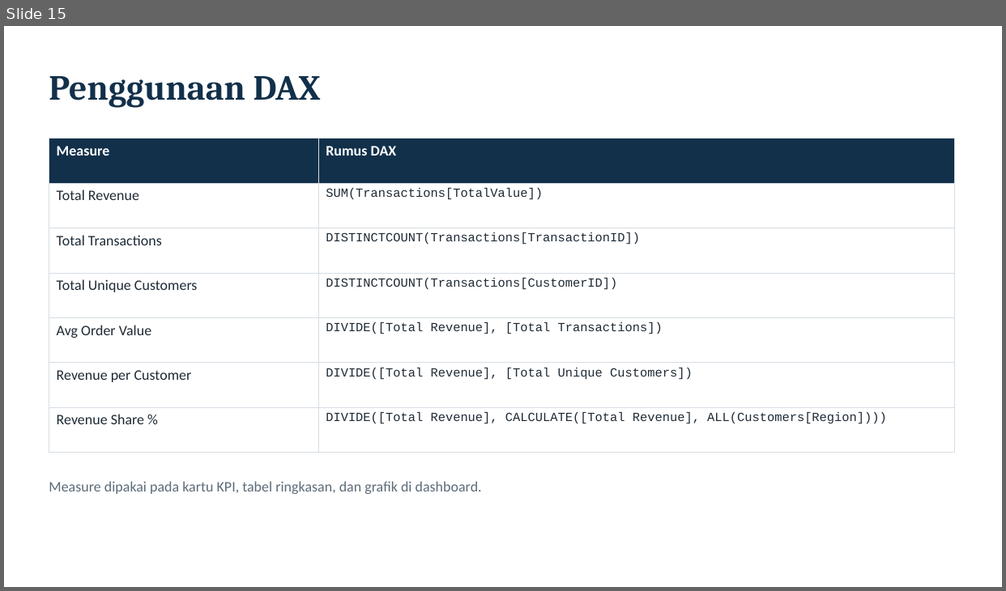
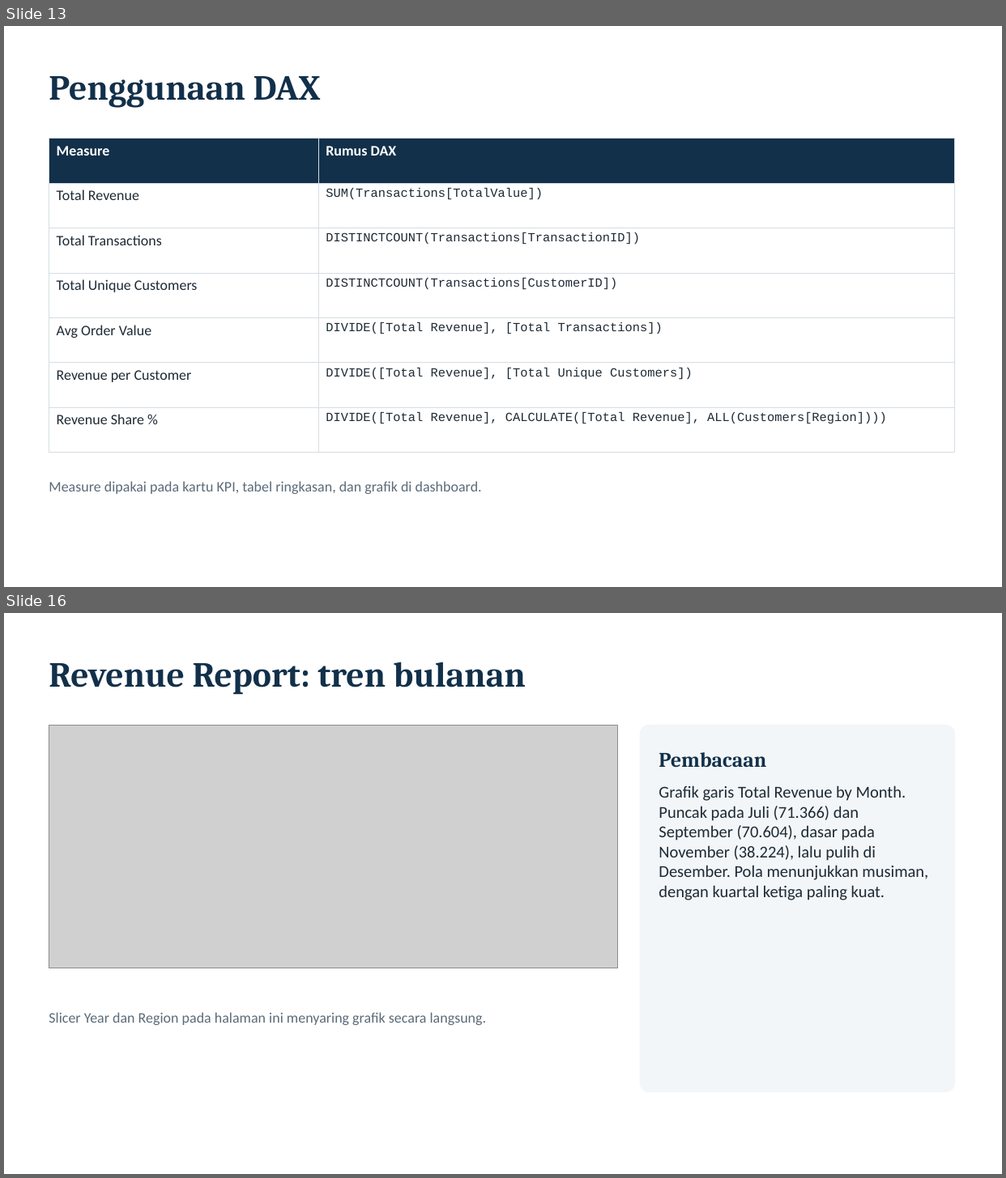
Before and after one commit to farhansech/EXACOUNT, a slide deck: output/EverMart_UTS_BDASC.pptx. Shown one above the other, each under a label of ours: slide 15 before the commit, slides 13 and 16 after it; the slides between them are not shown. The pictures are 1006x591 and 1006x1178 pixels, drawn with LibreOffice and Linux fonts; fonts in the diff are those of the drawing; grey boxes stand for pictures. Boxes give left, top, right and bottom in pixels: in the first picture for what was removed or moved away, otherwise in the second. Text is boxed around its words. In the diff, an @@ line names an element or a change of style, - is before the commit and + after.

```diff
--- a/output/EverMart_UTS_BDASC.pptx
+++ b/output/EverMart_UTS_BDASC.pptx
@@ slide 16 added at <box>4,613,1002,1174</box>, background #FFFFFF @@
@@ text added at <box>49,662,526,695</box>, 34 pt, text #12304A, bold @@
+Revenue Report: tren bulanan
@@ picture added at <box>49,726,618,969</box> @@
@@ rounded rectangle added at <box>641,726,955,1093</box>, fill #F3F6F8, outline #F3F6F8 1 pt @@
@@ text added at <box>658,752,766,767</box>, 20 pt, text #12304A, bold @@
+Pembacaan
@@ text added at <box>658,786,928,901</box>, 16 pt, text #1E2A35 @@
+Grafik garis Total Revenue by Month. Puncak pada Juli (71.366) dan September (70.604), dasar pada November (38.224), lalu pulih di Desember. Pola menunjukkan musiman, dengan kuartal ketiga paling kuat.
@@ text added at <box>49,1012,487,1025</box>, 14 pt, text #5B6B79 @@
+Slicer Year dan Region pada halaman ini menyaring grafik secara langsung.
@@ what was slide 15 is now slide 13 @@
```
Also in this commit, not shown: 8 slides changed, 11 other slides added, 3 slides removed.
